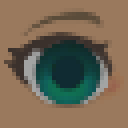
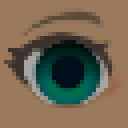
Revision of a layered 128px x 128px image; what changed, layer by layer:
painted on "Npc_Zelda_Eyeball_Alb.png copy" over (36, 40, 100, 104)
